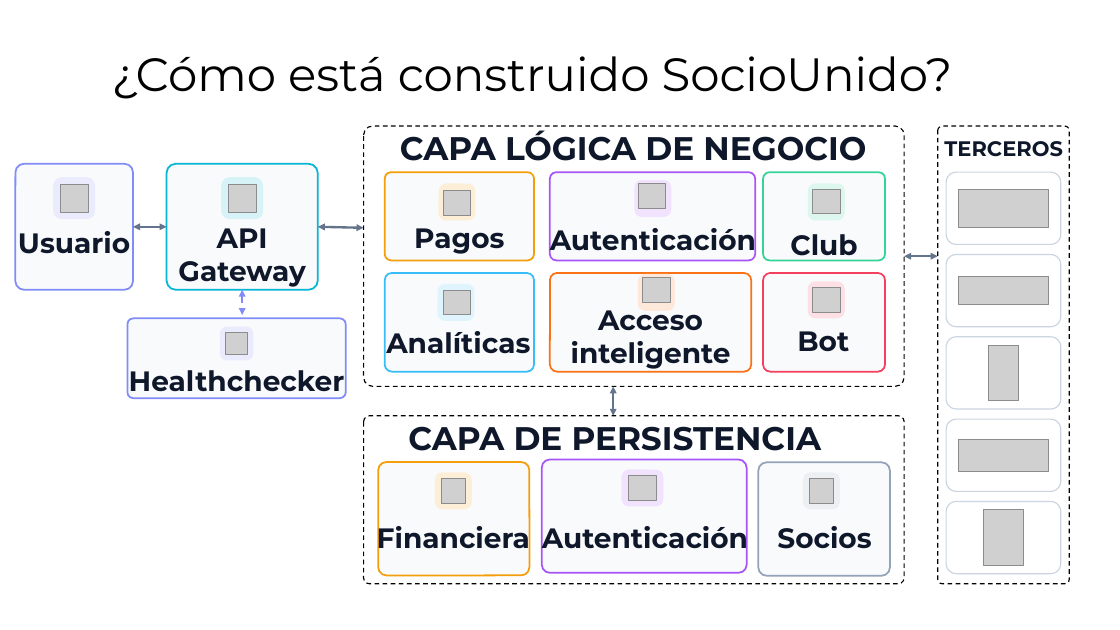
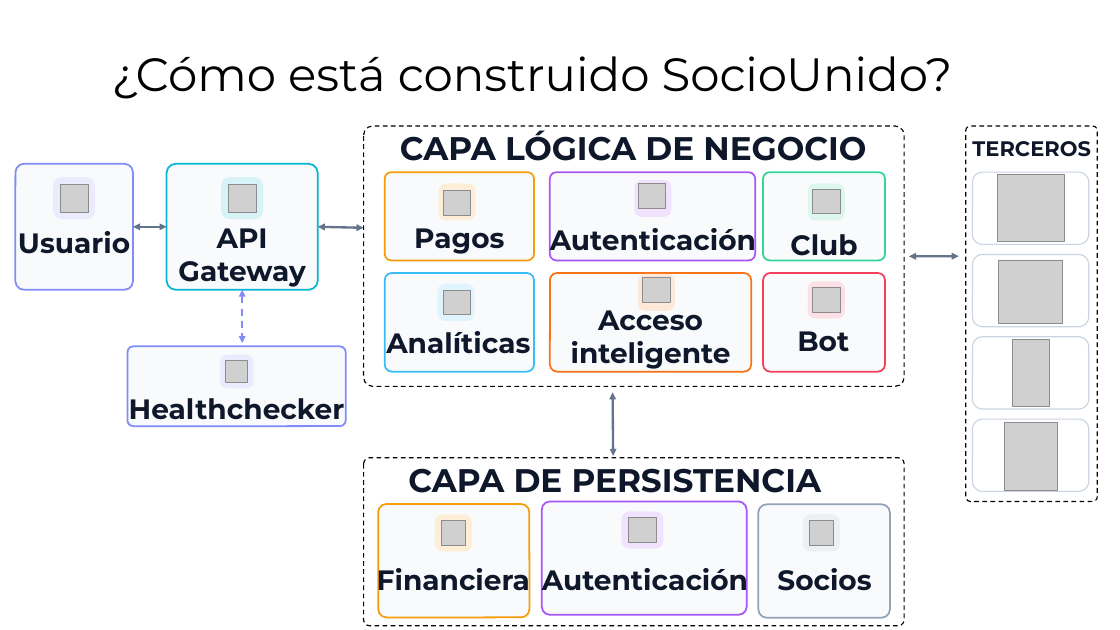
Before and after one commit to TrabajoProfesional-AGGZ/documentacion, a slide deck: slide 17 of entrega_final/defensa/Presentacion_SocioUnido.pptx. Drawn at 1120x630 pixels with LibreOffice and Linux fonts; fonts in the diff are those of the drawing; grey boxes stand for pictures. Boxes give left, top, right and bottom in pixels: in the first picture for what was removed or moved away, otherwise in the second. Text is boxed around its words. In the diff, an @@ line names an element or a change of style, - is before the commit and + after.

```diff
--- a/entrega_final/defensa/Presentacion_SocioUnido.pptx
+++ b/entrega_final/defensa/Presentacion_SocioUnido.pptx
@@ rounded rectangle: place and size @@
-rounded rectangle at bbox=[938, 126, 1070, 584]
+rounded rectangle at bbox=[966, 126, 1098, 502]
@@ text "TERCEROS": place and size @@
-text "TERCEROS" at bbox=[944, 141, 1063, 157]
+text "TERCEROS" at bbox=[972, 141, 1091, 157]
@@ picture: place and size @@
-picture at bbox=[959, 190, 1049, 228]
+picture at bbox=[997, 174, 1065, 242]
@@ double arrow moved from (904, 256) - (938, 256) to (909, 256) - (959, 256) @@
@@ picture: place and size @@
-picture at bbox=[959, 276, 1049, 305]
+picture at bbox=[999, 260, 1063, 323]
@@ double arrow moved from (242, 290) - (242, 315) to (242, 290) - (242, 343) @@
@@ 2 rounded rectangles, 1 text: place and size @@
-2 rounded rectangles, 1 text at bbox=[128, 318, 346, 398]
+2 rounded rectangles, 1 text at bbox=[128, 346, 346, 426]
@@ picture: place and size @@
-picture at bbox=[989, 345, 1019, 401]
+picture at bbox=[1012, 339, 1049, 408]
@@ picture: place and size @@
-picture at bbox=[225, 333, 247, 355]
+picture at bbox=[225, 360, 247, 382]
@@ double arrow moved from (613, 386) - (613, 416) to (613, 392) - (613, 456) @@
@@ 4 rounded rectangles: place and size @@
-4 rounded rectangles at bbox=[946, 172, 1060, 492]
+4 rounded rectangles at bbox=[973, 172, 1089, 492]
@@ picture removed at bbox=[959, 439, 1049, 471] @@
@@ picture: place and size @@
-picture at bbox=[984, 510, 1024, 565]
+picture at bbox=[1004, 423, 1057, 491]
@@ rounded rectangle removed at bbox=[946, 502, 1060, 574] @@
@@ 7 rounded rectangles, 4 texts, 3 pictures: place and size @@
-7 rounded rectangles, 4 texts, 3 pictures at bbox=[364, 416, 905, 584]
+7 rounded rectangles, 4 texts, 3 pictures at bbox=[364, 458, 905, 626]
```
Also in this commit, not shown: 2 other slides changed, 4 other files.
